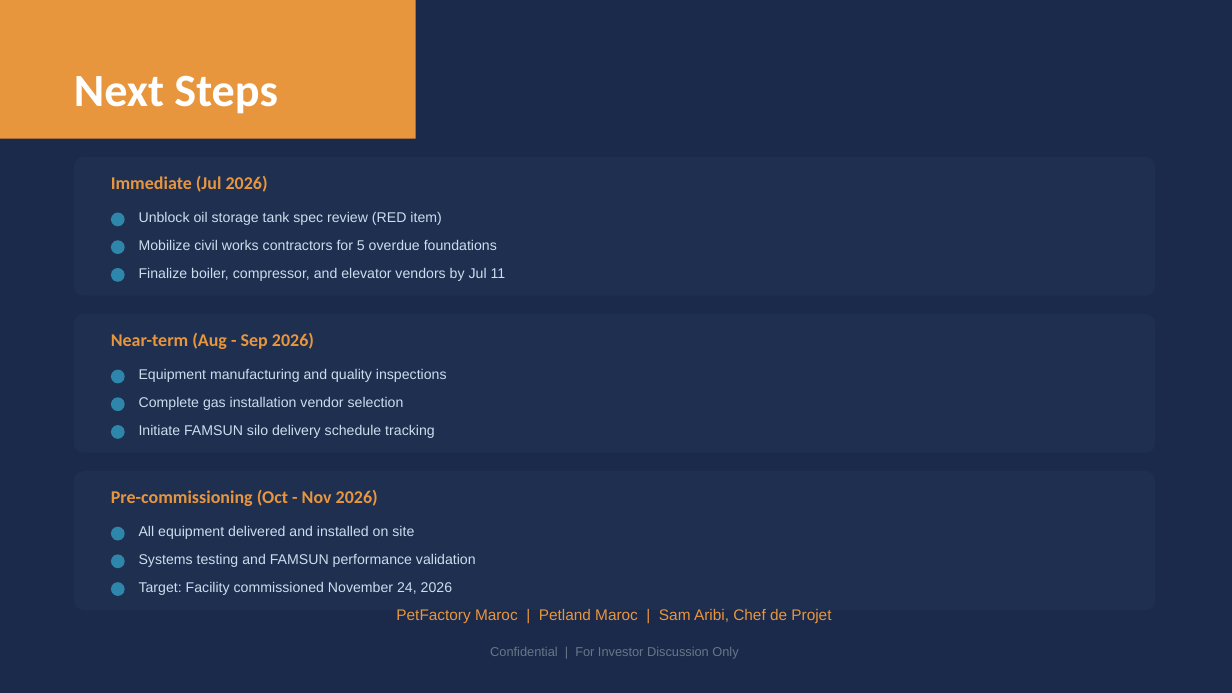
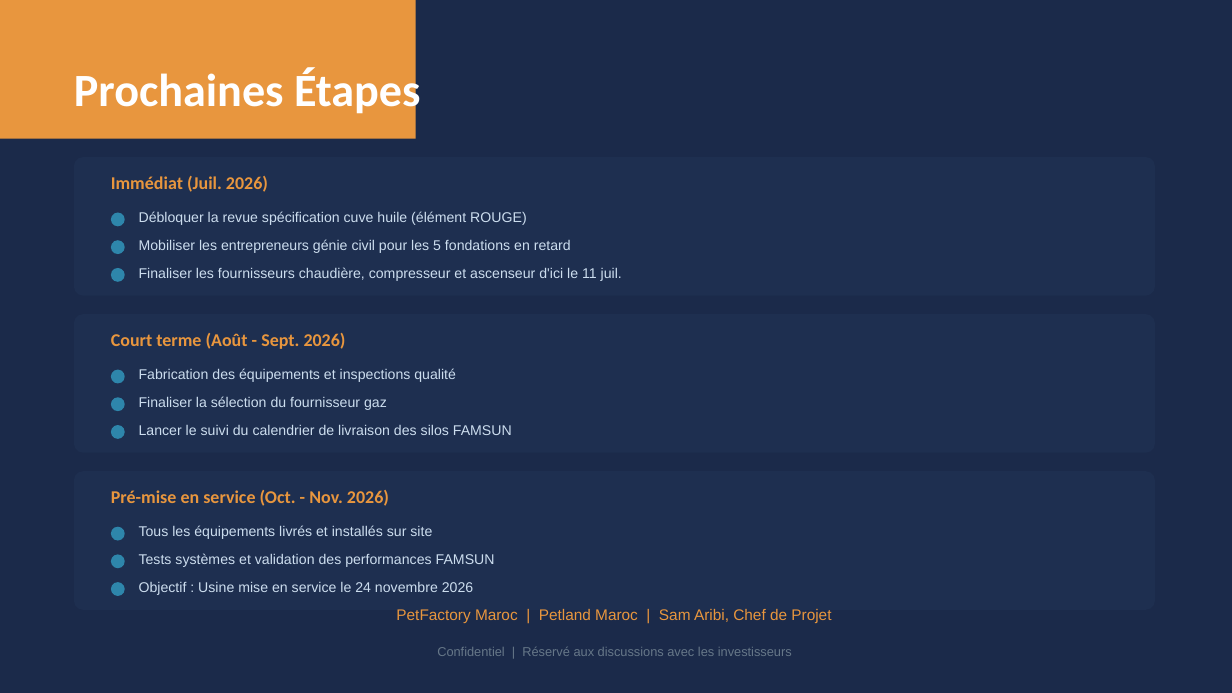
Before and after one commit to Elmouage17/petfactory-morocco, a slide deck: slide 12 of PetFactory_Infrastructure_Investor_Deck.pptx. Drawn at 1232x693 pixels with LibreOffice and Linux fonts; fonts in the diff are those of the drawing. Boxes give left, top, right and bottom in pixels: in the first picture for what was removed or moved away, otherwise in the second. Text is boxed around its words. In the diff, an @@ line names an element or a change of style, - is before the commit and + after.

```diff
--- a/PetFactory_Infrastructure_Investor_Deck.pptx
+++ b/PetFactory_Infrastructure_Investor_Deck.pptx
@@ text at (74, 67, 421, 117): text changed @@
-Next Steps
+Prochaines Étapes
@@ text at (111, 176, 268, 192): text changed @@
-Immediate (Jul 2026)
+Immédiat (Juil. 2026)
@@ text at (139, 211, 527, 225): text changed @@
-Unblock oil storage tank spec review (RED item)
+Débloquer la revue spécification cuve huile (élément ROUGE)
@@ text at (139, 239, 571, 253): text changed @@
-Mobilize civil works contractors for 5 overdue foundations
+Mobiliser les entrepreneurs génie civil pour les 5 fondations en retard
@@ text at (139, 267, 622, 281): text changed @@
-Finalize boiler, compressor, and elevator vendors by Jul 11
+Finaliser les fournisseurs chaudière, compresseur et ascenseur d'ici le 11 juil.
@@ text at (111, 333, 346, 349): text changed @@
-Near-term (Aug - Sep 2026)
+Court terme (Août - Sept. 2026)
@@ text at (139, 368, 456, 382): text changed @@
-Equipment manufacturing and quality inspections
+Fabrication des équipements et inspections qualité
@@ text at (139, 396, 387, 410): text changed @@
-Complete gas installation vendor selection
+Finaliser la sélection du fournisseur gaz
@@ text at (139, 425, 512, 435): text changed @@
-Initiate FAMSUN silo delivery schedule tracking
+Lancer le suivi du calendrier de livraison des silos FAMSUN
@@ text at (111, 490, 389, 506): text changed @@
-Pre-commissioning (Oct - Nov 2026)
+Pré-mise en service (Oct. - Nov. 2026)
@@ text at (139, 525, 432, 539): text changed @@
-All equipment delivered and installed on site
+Tous les équipements livrés et installés sur site
@@ text at (139, 553, 495, 567): text changed @@
-Systems testing and FAMSUN performance validation
+Tests systèmes et validation des performances FAMSUN
@@ text at (139, 582, 473, 595): text changed @@
-Target: Facility commissioned November 24, 2026
+Objectif : Usine mise en service le 24 novembre 2026
@@ text at (437, 647, 792, 656): text changed @@
-Confidential | For Investor Discussion Only
+Confidentiel | Réservé aux discussions avec les investisseurs
```
Also in this commit, not shown: 8 other slides changed, 3 slides added, 3 slides removed, 1 other file.
